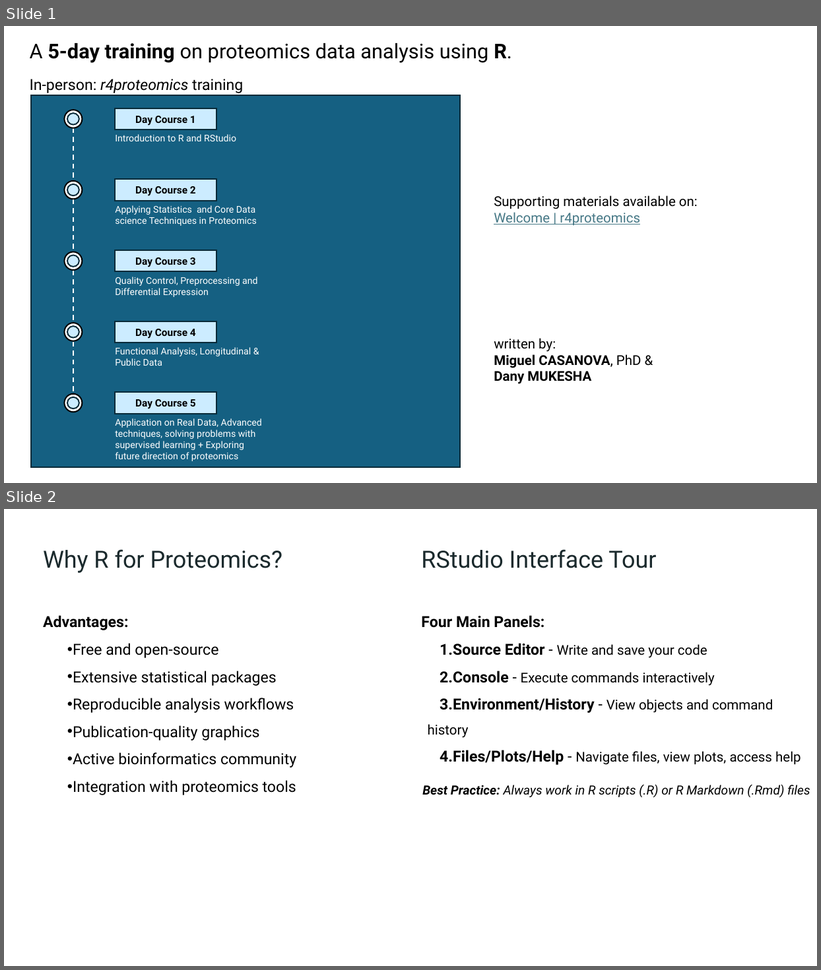
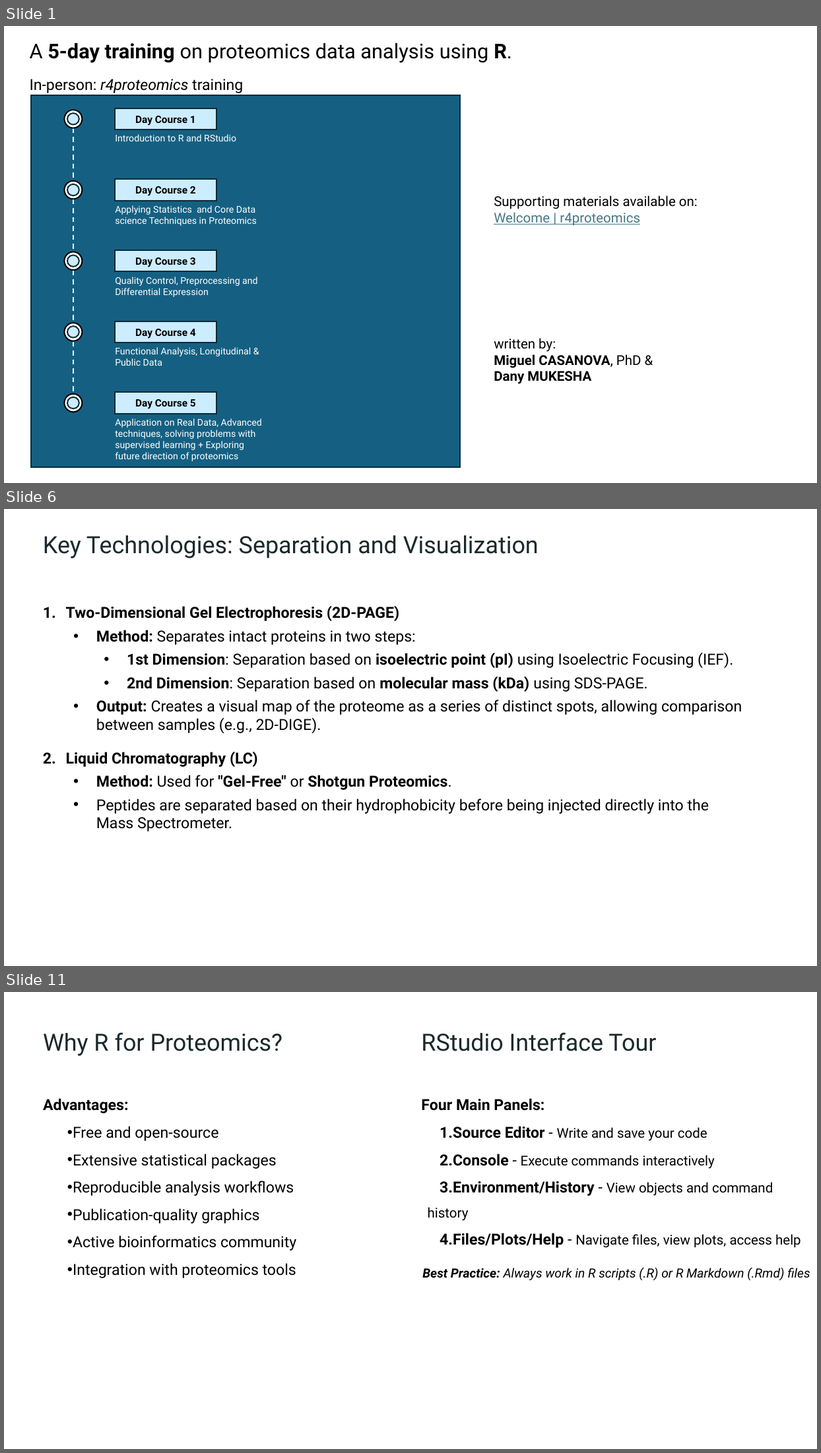
Before and after one commit to lodiag-holocron/r4proteomics, a slide deck: inst/r4proteomics_slides.pptx. Shown one above the other, each under a label of ours: slides 1 and 2 before the commit, slides 1, 6 and 11 after it; the slides between them are not shown. The pictures are 821x970 and 821x1453 pixels, drawn with LibreOffice and Linux fonts; fonts in the diff are those of the drawing. Boxes give left, top, right and bottom in pixels: in the first picture for what was removed or moved away, otherwise in the second. Text is boxed around its words. In the diff, an @@ line names an element or a change of style, - is before the commit and + after.

```diff
--- a/inst/r4proteomics_slides.pptx
+++ b/inst/r4proteomics_slides.pptx
@@ slide 6 added at box(4, 509, 817, 966), background #FFFFFF @@
@@ text added at box(43, 535, 539, 559), 28 pt, text #1A292C @@
+Key Technologies: Separation and Visualization
@@ text added at box(66, 606, 742, 832), 18 pt, text #000000 @@
+1. Two-Dimensional Gel Electrophoresis (2D-PAGE)
+  • Method: Separates intact proteins in two steps:
+    • 1st Dimension: Separation based on isoelectric point (pI) using Isoelectric Focusing (IEF).
+    • 2nd Dimension: Separation based on molecular mass (kDa) using SDS-PAGE.
+  • Output: Creates a visual map of the proteome as a series of distinct spots, allowing comparison between samples (e.g., 2D-DIGE).
+2. Liquid Chromatography (LC)
+  • Method: Used for "Gel-Free" or Shotgun Proteomics.
+  • Peptides are separated based on their hydrophobicity before being injected directly into the Mass Spectrometer.
@@ what was slide 2 is now slide 11 @@
```
Also in this commit, not shown: 8 other slides added.
